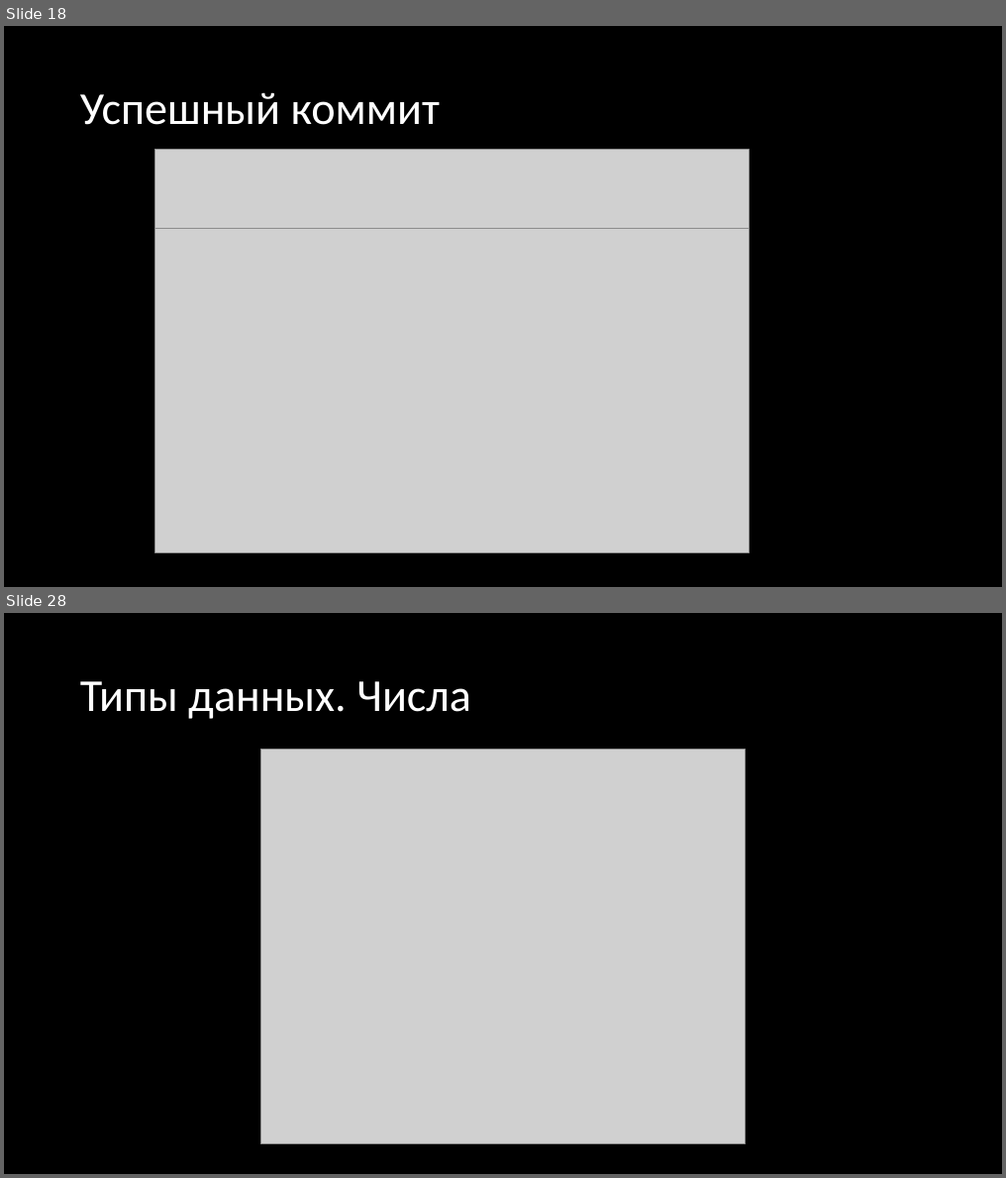
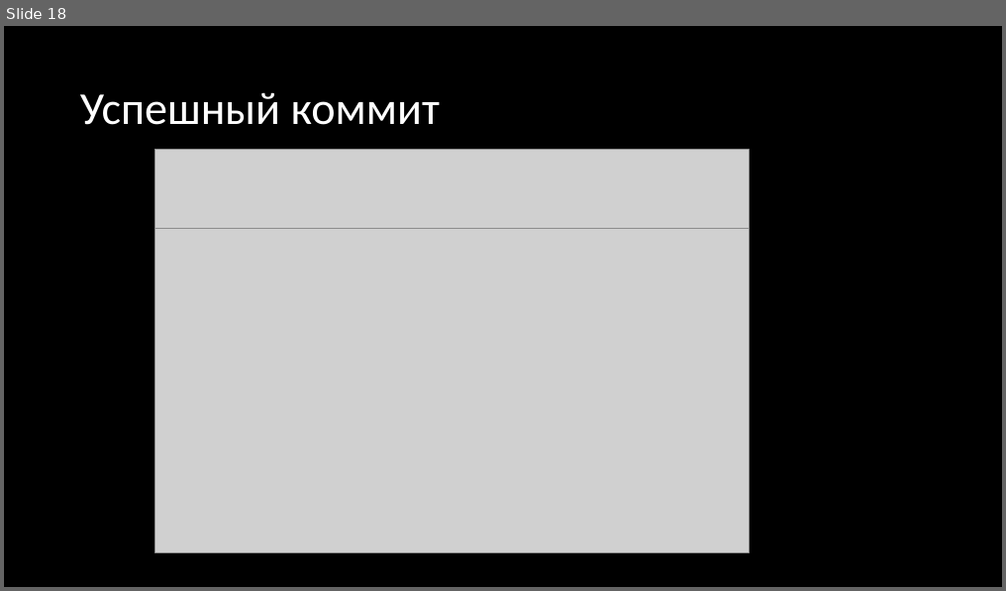
Before and after one commit to stsdmchv/OP-2022, a slide deck: Занятия/Занятие 1.pptx. Shown one above the other, each under a label of ours: slides 18 and 28 before the commit, slide 18 after it; the slides between them are not shown. The pictures are 1006x1178 and 1006x591 pixels, drawn with LibreOffice and Linux fonts; fonts in the diff are those of the drawing; grey boxes stand for pictures. Boxes give left, top, right and bottom in pixels: in the first picture for what was removed or moved away, otherwise in the second. Text is boxed around its words. In the diff, an @@ line names an element or a change of style, - is before the commit and + after.

```diff
--- a/Занятия/Занятие 1.pptx
+++ b/Занятия/Занятие 1.pptx
@@ slide 28 removed at bbox=[4, 613, 1002, 1174], background #000000 @@
@@ title removed at bbox=[80, 681, 471, 719] @@
-Типы данных. Числа
@@ picture removed at bbox=[260, 750, 746, 1145] @@
```
Also in this commit, not shown: 3 slides changed, 16 other slides removed, 1 other file.
